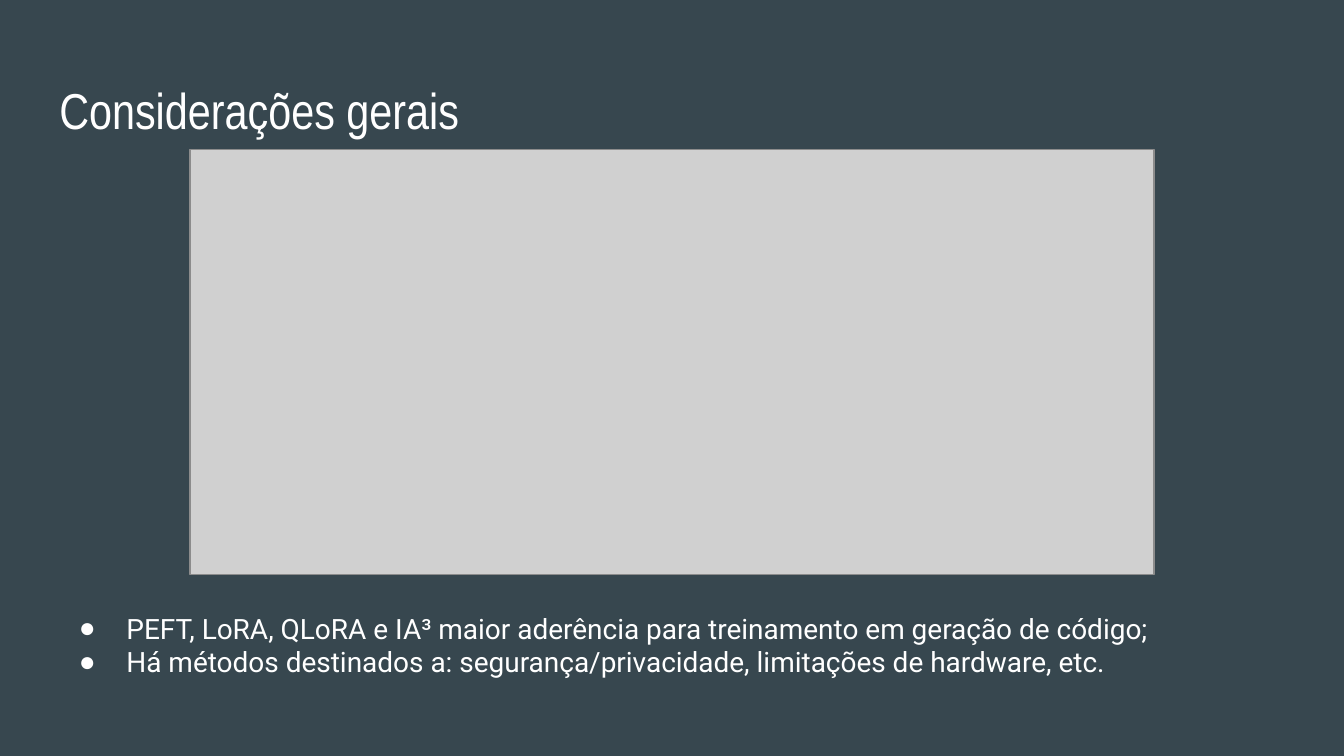
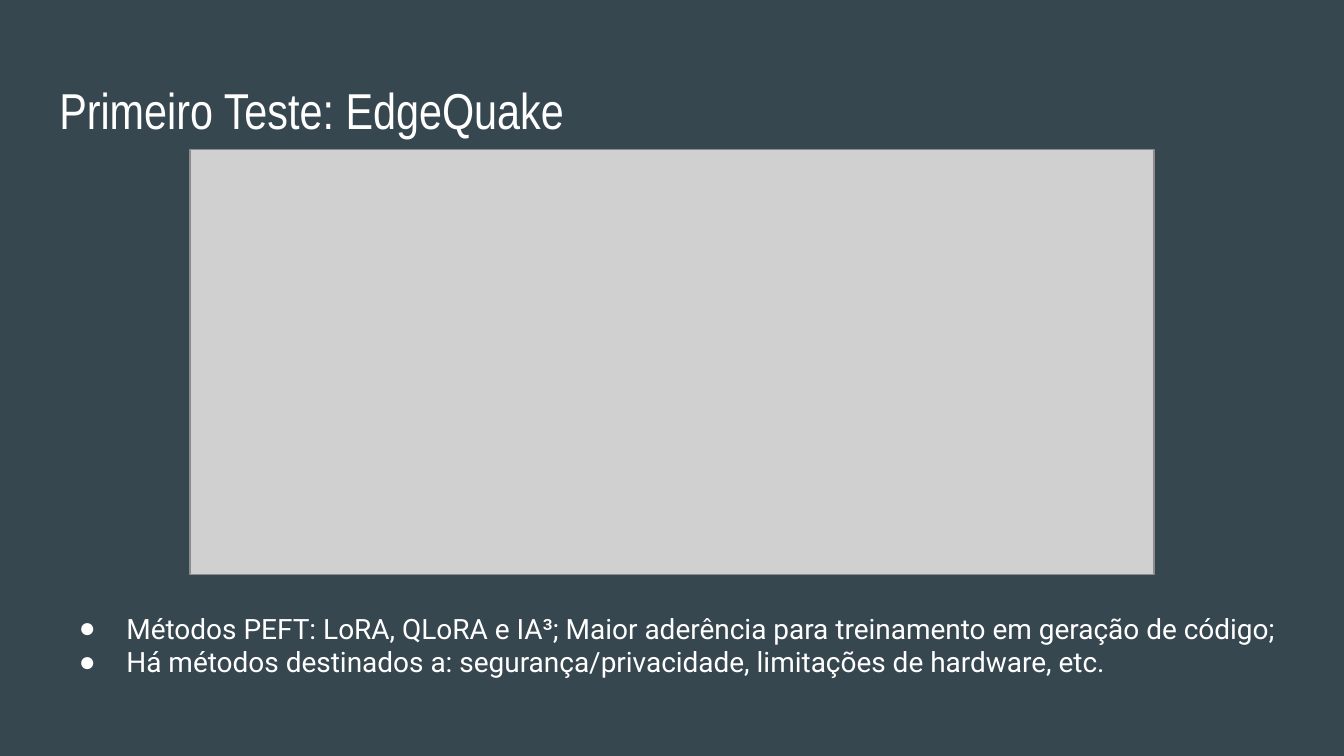
Before and after one commit to tfmiranda/ppgeec2327-t2p2, a slide deck: slide 6 of slides/apresentacao-t2p2.pptx (slide 5 before the commit). Drawn at 1344x756 pixels with LibreOffice and Linux fonts; fonts in the diff are those of the drawing; grey boxes stand for pictures. Boxes give left, top, right and bottom in pixels: in the first picture for what was removed or moved away, otherwise in the second. Text is boxed around its words. In the diff, an @@ line names an element or a change of style, - is before the commit and + after.

```diff
--- a/slides/apresentacao-t2p2.pptx
+++ b/slides/apresentacao-t2p2.pptx
@@ title at <box>59,92,564,139</box>: text changed @@
-Considerações gerais
+Primeiro Teste: EdgeQuake
@@ text at <box>126,618,1275,645</box>: text changed @@
-● PEFT, LoRA, QLoRA e IA³ maior aderência para treinamento em geração de código;
+● Métodos PEFT: LoRA, QLoRA e IA³; Maior aderência para treinamento em geração de código;
```
Also in this commit, not shown: 3 other slides changed, 8 slides added, 1 slide removed.
